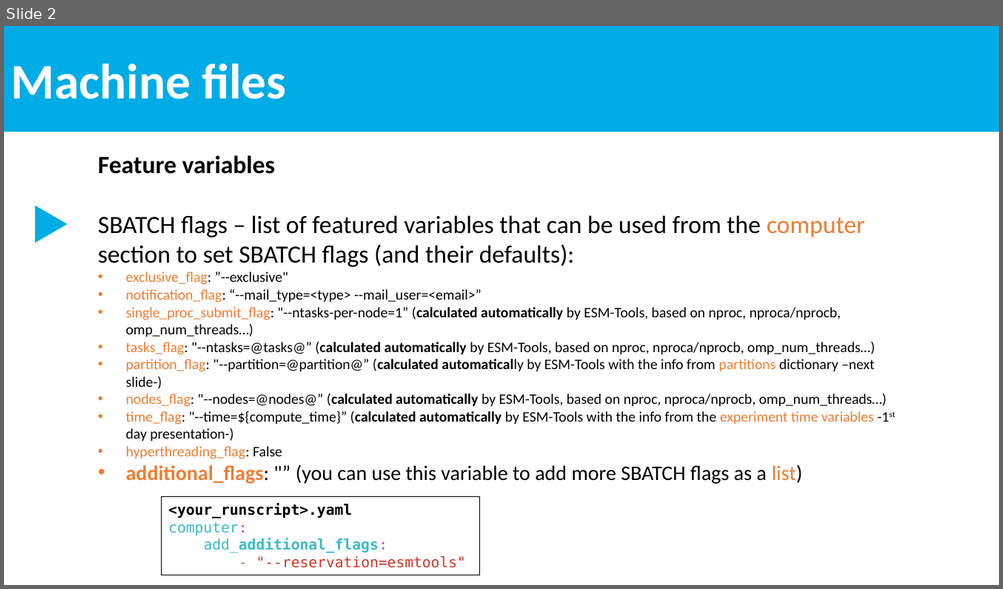
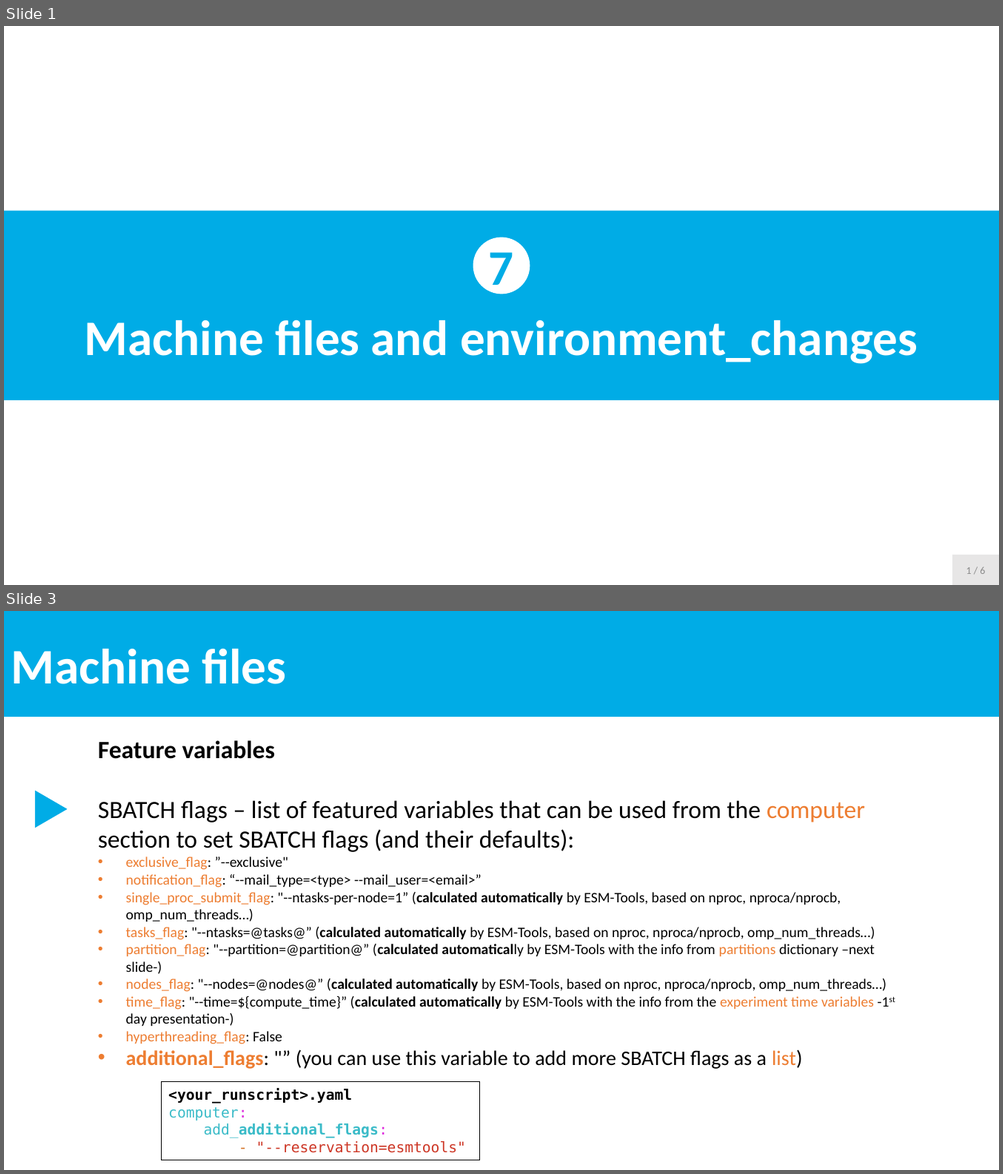
Before and after one commit to esm-tools/workshops, a slide deck: PalMod2022/docs/ppt/7_esm_environment_and_machine_files.pptx. Shown one above the other, each under a label of ours: slide 2 before the commit, slides 1 and 3 after it; the slides between them are not shown. The pictures are 1003x589 and 1003x1174 pixels, drawn with LibreOffice and Linux fonts; fonts in the diff are those of the drawing. Boxes give left, top, right and bottom in pixels: in the first picture for what was removed or moved away, otherwise in the second. Text is boxed around its words. In the diff, an @@ line names an element or a change of style, - is before the commit and + after.

Commit message:
workflow_manager and and esm_environments

```diff
--- a/PalMod2022/docs/ppt/7_esm_environment_and_machine_files.pptx
+++ b/PalMod2022/docs/ppt/7_esm_environment_and_machine_files.pptx
@@ slide 1 added at [4,26,999,585], background #FFFFFF @@
@@ rectangle added at [4,211,999,400], fill #00ACE6, 48 pt, text #FFFFFF, bold @@
+Machine files and environment_changes
@@ ellipse added at [473,237,530,294], fill #FFFFFF, 48 pt, text #00ACE6, bold @@
+7
@@ rectangle added at [952,555,999,585], fill #E7E6E6, 10 pt, text #8C8C8C @@
+1 / 6
@@ what was slide 2 is now slide 3 @@
```
Also in this commit, not shown: 1 slide changed, 1 other file.
